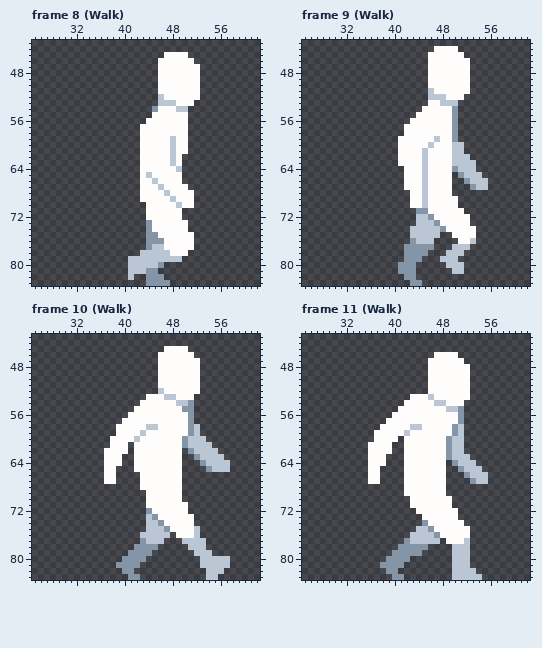
Pixel-art file: Assets/Pixel Prototype Player/Aseprite/Player.aseprite. The first picture shows the starting point.
96x84 pixels, 290 frames. Shown: frame 8 (Walk): x 25..62, y 43..83; frame 9 (Walk): x 25..62, y 43..83; frame 10 (Walk): x 25..62, y 43..83; frame 11 (Walk): x 25..62, y 43..83. The commit also changed other frames, which this record leaves out.
Once edited:
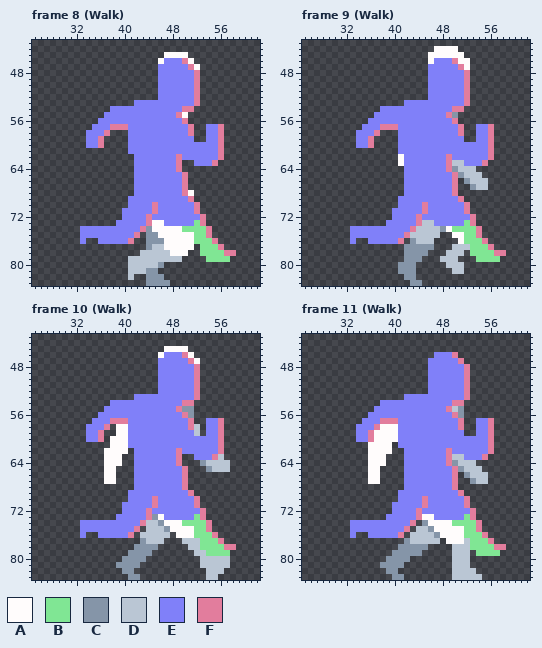
Palette (. is transparent): A #fffcfc  B #80e694  C #8595a8  D #bac6d4  E #8080f9  F #e27d9d
Commit: Created kabab sprite yes.
Diff:
layer "NormalMap" now shown
Changed rows in their new state; - is an unchanged pixel.
Frame 8 (Walk), layer "NormalMap":
first column x 33:
46 --------------EEEF--------
47 -------------EEEEEF-------
48 -------------EEEEEEF------
49 -------------EEEEEEF------
50 -------------EEEEEEF------
51 -------------EEEEEEF------
52 -------------EEEEEEF------
53 ---------EEEEEEEEEEF------
54 -----EEEEEEEEEEEEFF-------
55 ----EEEEEEEEEEEEF---------
56 ---EEEEEEEEEEEEEEF--------
57 --EEEFFFEEEEEEEEEEF--EEF--
58 -EEEF---EEEEEEEEEEF--EEF--
59 -EEF----EEEEEEEEEEE--EEF--
60 -EEF----EEEEEEEEEEEEEEEF--
61 --------EEEEEEEEEEEEEEEF--
62 ---------EEEEEEEFEEEEEEF--
63 ---------EEEEEEEF--EEEF---
64 ---------EEEEEEEF---------
65 ---------EEEEEEEEF--------
66 ---------EEEEEEEEF--------
67 ---------EEEEEEEEF--------
68 ---------EEEEEEEEF--------
69 --------EEEEEEEEEEF-------
70 --------EEEEFEEEEEEF------
71 -------EEEEEFEEEEEEF------
72 -------EEEEFEEEEEEEEF-----
73 ------EEEEEF--EEEEEBF-----
74 EEEEEEEEEEF------BBBBF----
75 EEEEEEEEEF---------BBF----
76 E--EEEEEF----------BBBF---
77 --------------------BBBF--
78 --------------------BBBBFF
79 ---------------------BBBB-
Frame 9 (Walk), layer "NormalMap": the same change as frame 8 (Walk)
Frame 10 (Walk), layer "NormalMap": the same change as frame 8 (Walk)
Frame 11 (Walk), layer "NormalMap": the same change as frame 8 (Walk)
Changed places in both pictures, as pixel boxes (x1, y1, x2, y2):
changed: (80, 58, 236, 262)
changed: (350, 58, 506, 262)
changed: (80, 352, 236, 556)
changed: (350, 352, 506, 556)
